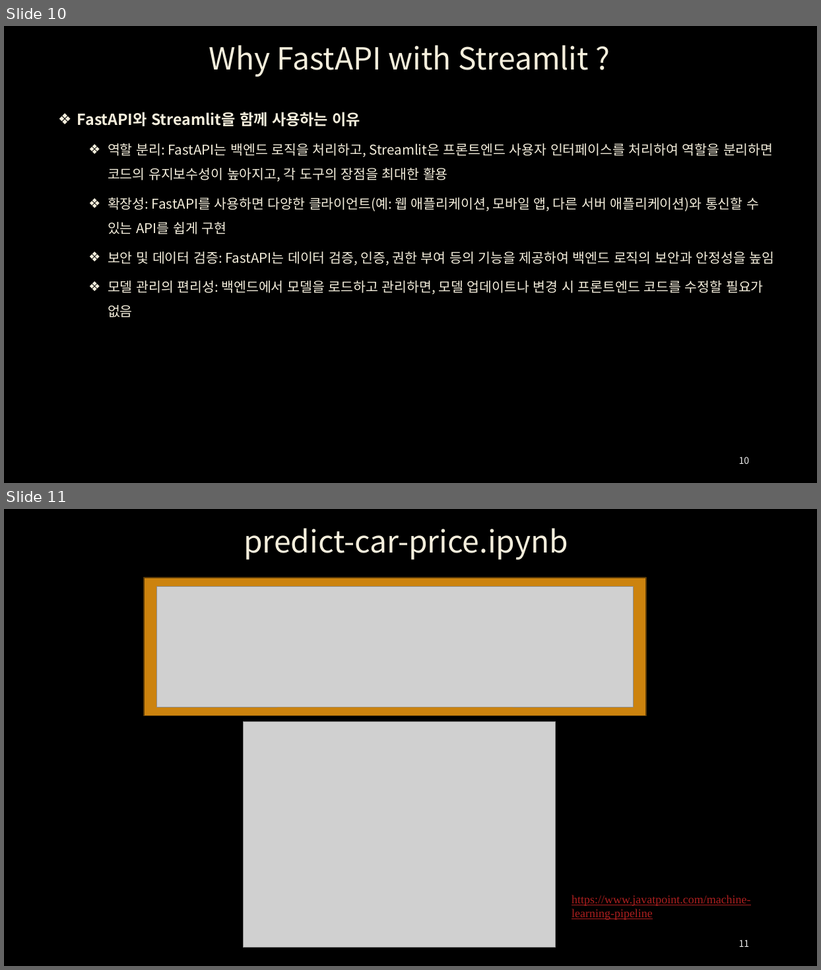
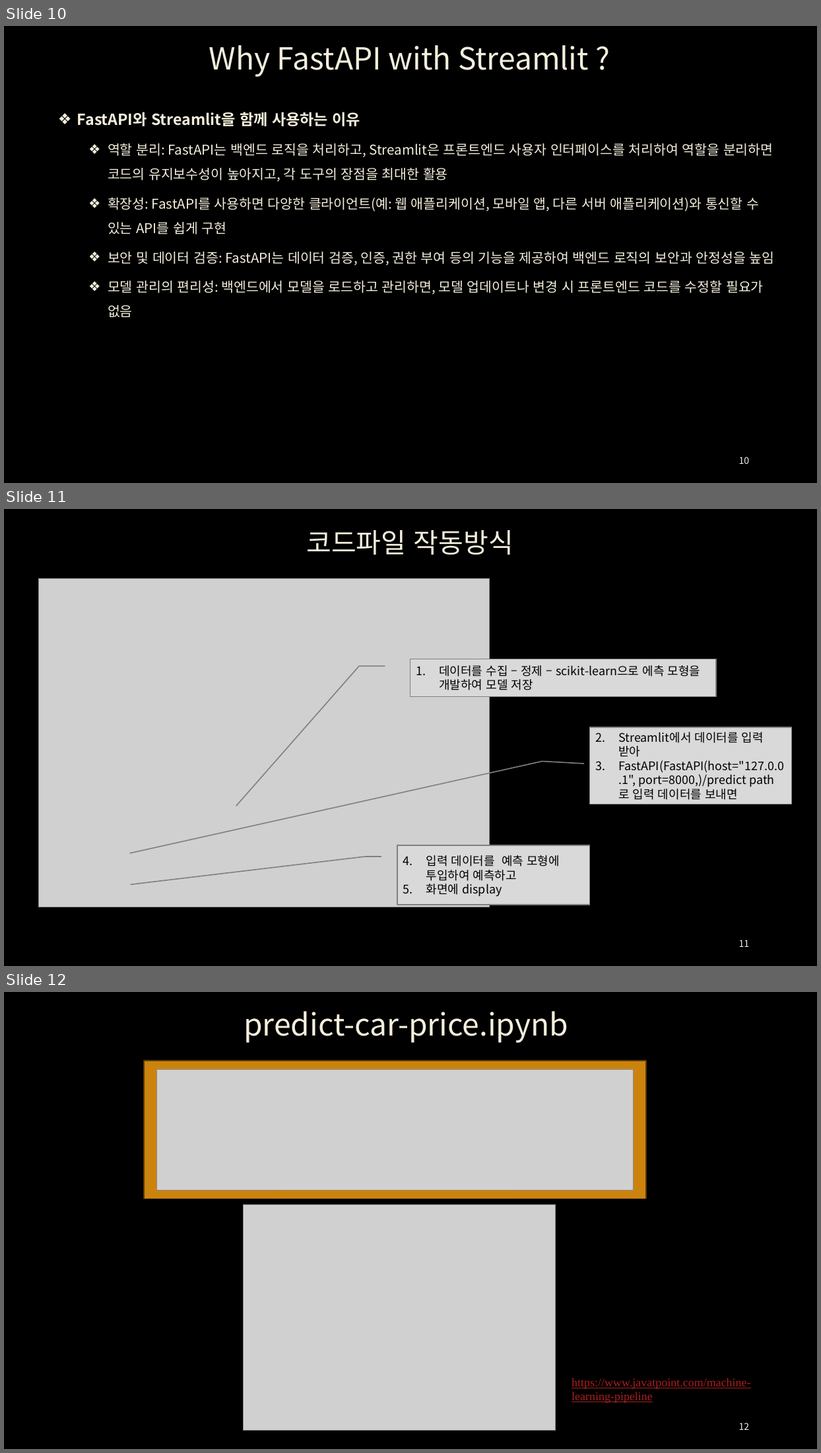
Before and after one commit to ancestor9/2024_-, a slide deck: week13/FastAPI_Streamlit.pptx. Shown one above the other, each under a label of ours: slides 10 and 11 before the commit, slides 10, 11 and 12 after it. The pictures are 821x970 and 821x1453 pixels, drawn with LibreOffice and Linux fonts; fonts in the diff are those of the drawing; grey boxes stand for pictures; background and template pictures are left out. Boxes give left, top, right and bottom in pixels: in the first picture for what was removed or moved away, otherwise in the second. Text is boxed around its words. In the diff, an @@ line names an element or a change of style, - is before the commit and + after.

```diff
--- a/week13/FastAPI_Streamlit.pptx
+++ b/week13/FastAPI_Streamlit.pptx
@@ slide 11 added at [4, 509, 817, 966], background picture (left out) @@
@@ title added at [306, 530, 514, 555], 32 pt, text #F4EEDC @@
+코드파일 작동방식
@@ picture added at [39, 578, 490, 908] @@
@@ border callout added at [411, 659, 717, 697], fill #D9D9D9, outline #808080 1.25 pt, 14 pt, text #000000 @@
+1. 데이터를 수집 – 정제 – scikit-learn으로 에측 모형을 개발하여 모델 저장
@@ border callout added at [589, 727, 791, 804], fill #D9D9D9, outline #808080 1.25 pt, 14 pt, text #000000 @@
+2. Streamlit에서 데이터를 입력 받아
+3. FastAPI(FastAPI(host="127.0.0.1", port=8000,)/predict path로 입력 데이터를 보내면
@@ border callout added at [397, 846, 590, 906], fill #D9D9D9, outline #808080 1.25 pt, 14 pt, text #000000 @@
+4. 입력 데이터를 예측 모형에 투입하여 예측하고
+5. 화면에 display
@@ page number added at [739, 940, 750, 947], 11 pt, text #F2F2F2 @@
+11
@@ what was slide 11 is now slide 12 @@
@@ page number at [739, 1423, 750, 1430]: text changed @@
-11
+12
```
